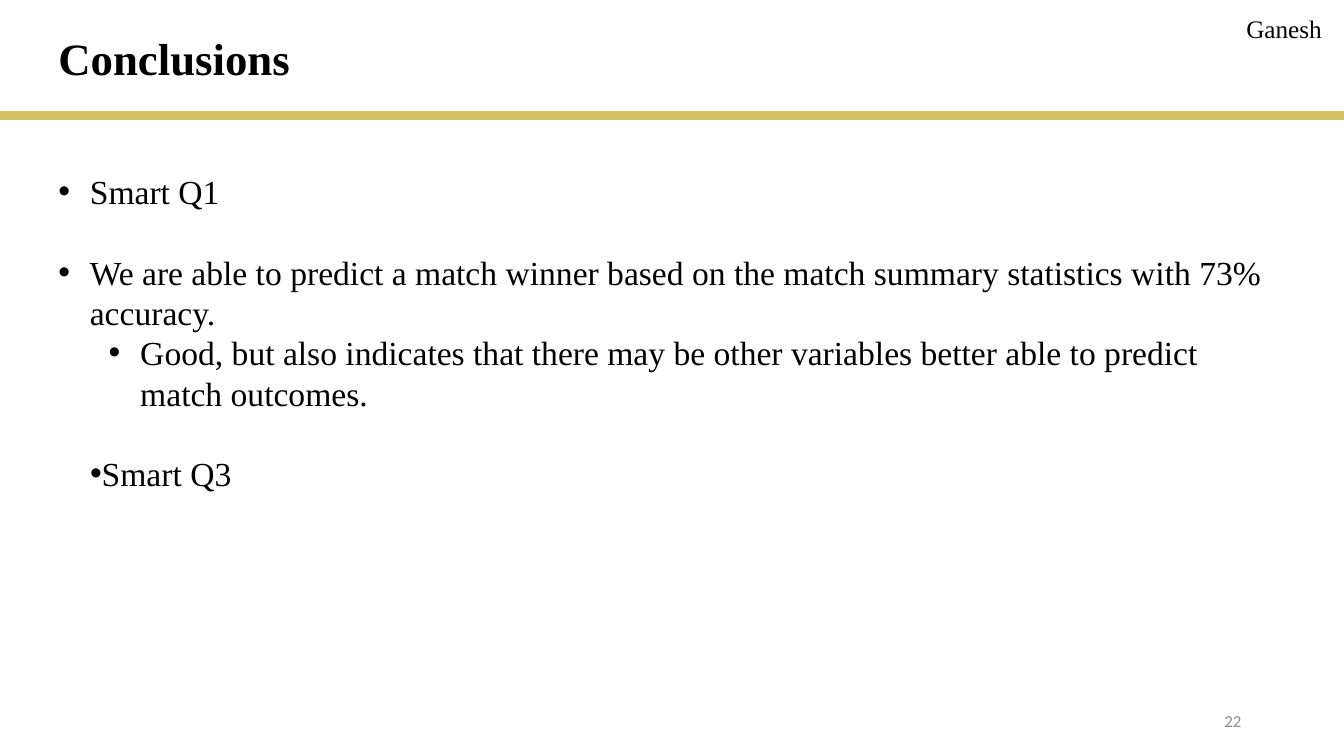
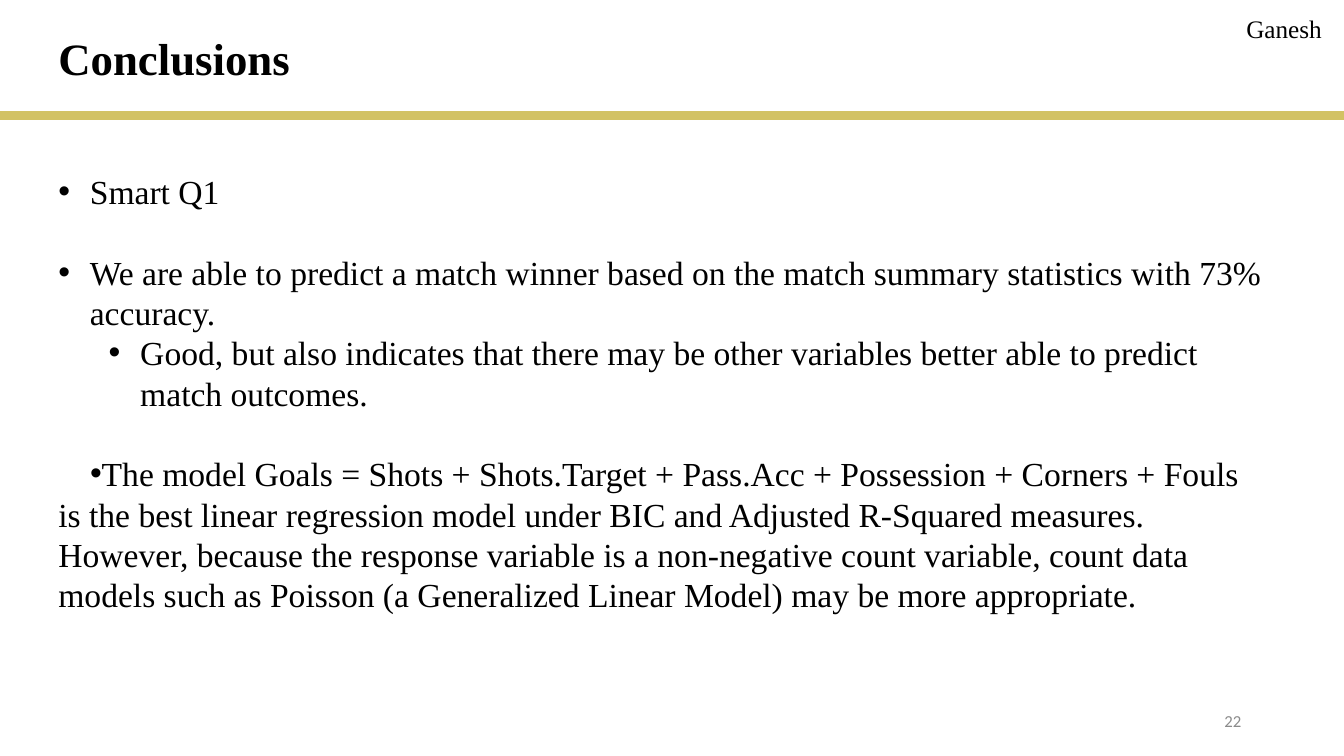
Before and after one commit to rmesina/T2_Codes-R-Us, a slide deck: slide 22 of final_project/T2_final_project.pptx. Drawn at 1344x756 pixels with LibreOffice and Linux fonts; fonts in the diff are those of the drawing. Boxes give left, top, right and bottom in pixels: in the first picture for what was removed or moved away, otherwise in the second. Text is boxed around its words. In the diff, an @@ line names an element or a change of style, - is before the commit and + after.

Commit message:
ppt

```diff
--- a/final_project/T2_final_project.pptx
+++ b/final_project/T2_final_project.pptx
@@ text at bbox=[58, 462, 1239, 614]: text changed @@
-  • Smart Q3
+  • The model Goals = Shots + Shots.Target + Pass.Acc + Possession + Corners + Fouls is the best linear regression model under BIC and Adjusted R-Squared measures. However, because the response variable is a non-negative count variable, count data models such as Poisson (a Generalized Linear Model) may be more appropriate.
```
Also in this commit, not shown: 1 other slide changed.
